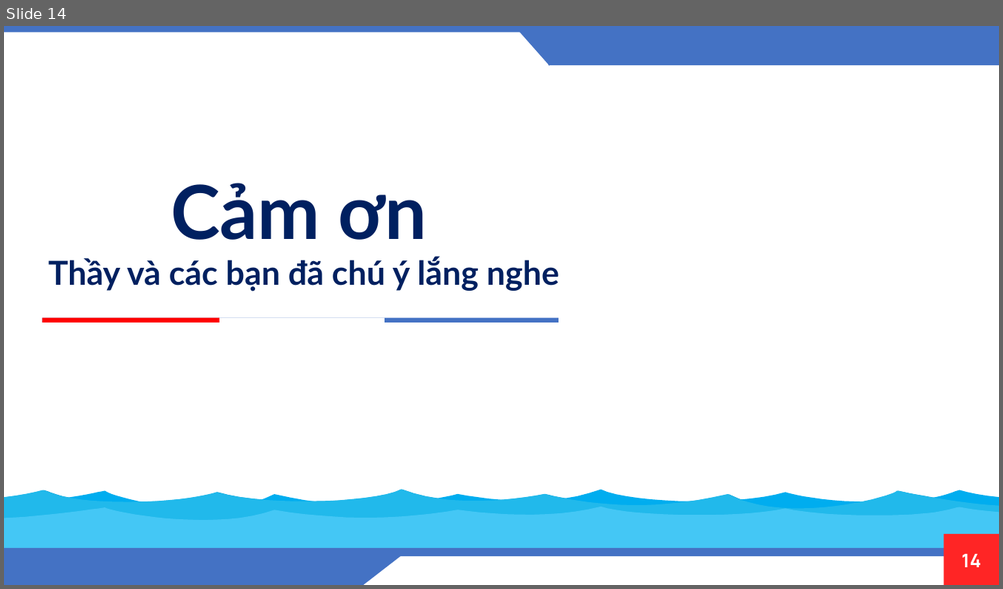
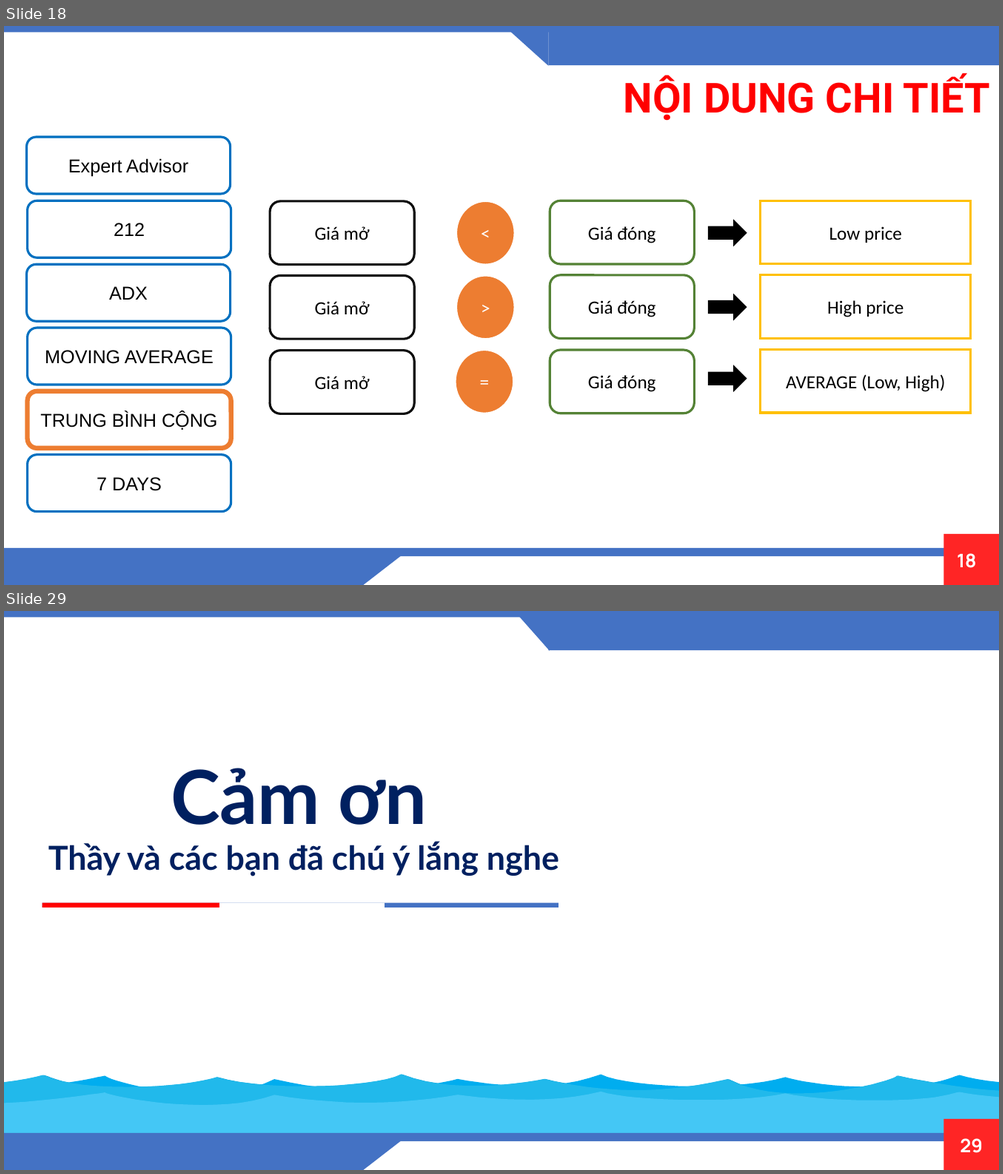
Before and after one commit to OrangeFoxie/DO-AN-TONG-HOP, a slide deck: PowerPoint/slide/DATH-01.pptx. Shown one above the other, each under a label of ours: slide 14 before the commit, slides 18 and 29 after it; the slides between them are not shown. The pictures are 1003x589 and 1003x1174 pixels, drawn with LibreOffice and Linux fonts; fonts in the diff are those of the drawing; background and template pictures are left out. Boxes give left, top, right and bottom in pixels: in the first picture for what was removed or moved away, otherwise in the second. Text is boxed around its words. In the diff, an @@ line names an element or a change of style, - is before the commit and + after.

```diff
--- a/PowerPoint/slide/DATH-01.pptx
+++ b/PowerPoint/slide/DATH-01.pptx
@@ slide 18 added at (4,26,999,585), background #FFFFFF; not listed: 6 template elements that a slide beside it also shows @@
@@ right triangle added at (509,30,549,66), fill #4472C4 @@
@@ text added at (623,75,990,121), 40 pt, text #FF0000, bold @@
+NỘI DUNG CHI TIẾT
@@ rounded rectangle added at (26,137,230,194), fill #FFFFFF, outline #0070C0 2.25 pt, 18 pt, text #000000 @@
+Expert Advisor
@@ rounded rectangle added at (27,201,231,258), fill #FFFFFF, outline #0070C0 2.25 pt, 18 pt, text #000000 @@
+212
@@ rounded rectangle added at (26,265,230,321), fill #FFFFFF, outline #0070C0 2.25 pt, 18 pt, text #000000 @@
+ADX
@@ rounded rectangle added at (27,328,231,385), fill #FFFFFF, outline #0070C0 2.25 pt, 18 pt, text #000000 @@
+MOVING AVERAGE
@@ group added at (270,201,971,414): 6 rounded rectangles, 3 ellipses, 3 rectangles, 3 right arrows @@
+Giá mở
+Giá mở
+Giá mở
+Giá đóng
+Giá đóng
+Giá đóng
+<
+>
+=
+Low price
+High price
+AVERAGE (Low, High)
@@ rounded rectangle added at (27,392,231,449), fill #FFFFFF, outline #ED7D31 4.5 pt, 18 pt, text #000000 @@
+TRUNG BÌNH CỘNG
@@ rounded rectangle added at (27,455,231,511), fill #FFFFFF, outline #0070C0 2.25 pt, 18 pt, text #000000 @@
+7 DAYS
@@ page number added at (956,554,976,568), 18 pt, text #FFFFFF, bold @@
+18
@@ what was slide 14 is now slide 29 @@
@@ page number at (959,1139,982,1153): text changed @@
-14
+29
```
Also in this commit, not shown: 11 slides changed, 14 other slides added, 14 other files.
